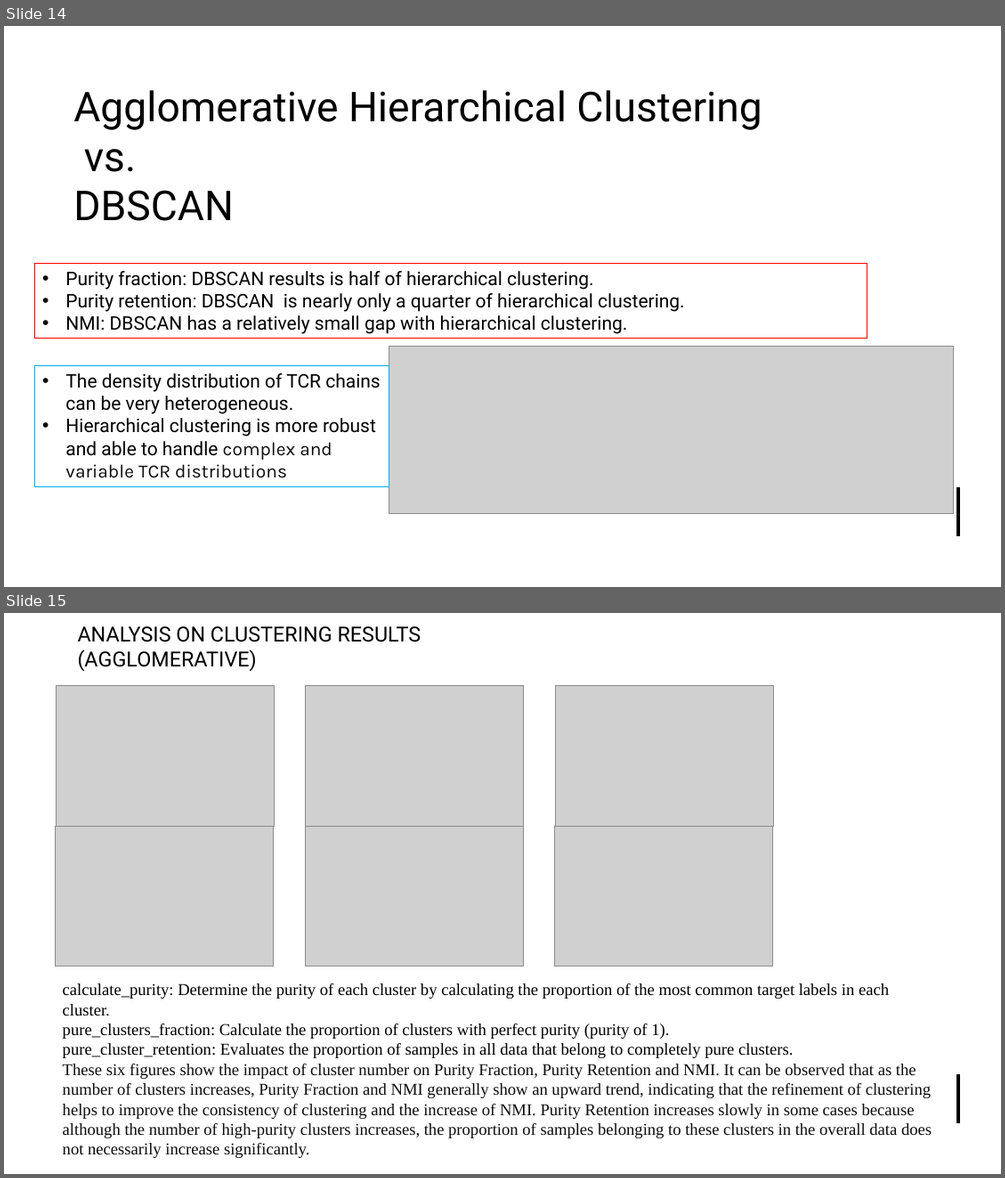
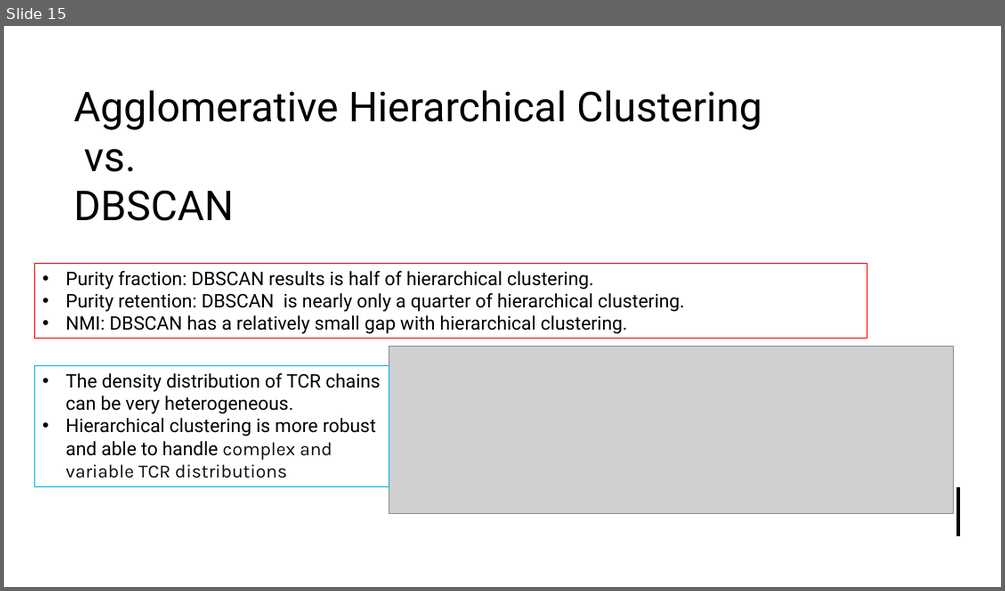
Before and after one commit to UoB-DSMP-2023-24/dsmp-2024-group4, a slide deck: summative presentation/Summative Oral Presentation-Group 4.pptx. Shown one above the other, each under a label of ours: slides 14 and 15 before the commit, slide 15 after it. The pictures are 1005x1178 and 1005x591 pixels, drawn with LibreOffice and Linux fonts; fonts in the diff are those of the drawing; grey boxes stand for pictures. Boxes give left, top, right and bottom in pixels: in the first picture for what was removed or moved away, otherwise in the second. Text is boxed around its words. In the diff, an @@ line names an element or a change of style, - is before the commit and + after.

Commit message:
final draft ppt

```diff
--- a/summative presentation/Summative Oral Presentation-Group 4.pptx
+++ b/summative presentation/Summative Oral Presentation-Group 4.pptx
@@ slide 15 removed at (4, 613, 1001, 1174), background #FFFFFF; not listed: 3 template elements that a slide beside it also shows @@
@@ title removed at (78, 626, 421, 671) @@
-ANALYSIS ON CLUSTERING RESULTS (AGGLOMERATIVE)
@@ picture removed at (57, 686, 275, 826) @@
@@ picture removed at (306, 686, 524, 826) @@
@@ picture removed at (555, 686, 774, 826) @@
@@ picture removed at (55, 826, 273, 966) @@
@@ picture removed at (306, 826, 524, 966) @@
@@ picture removed at (554, 826, 773, 966) @@
@@ text removed at (63, 983, 931, 1158) @@
-calculate_purity: Determine the purity of each cluster by calculating the proportion of the most common target labels in each cluster.
-pure_clusters_fraction: Calculate the proportion of clusters with perfect purity (purity of 1).
-pure_cluster_retention: Evaluates the proportion of samples in all data that belong to completely pure clusters.
-These six figures show the impact of cluster number on Purity Fraction, Purity Retention and NMI. It can be observed that as the number of clusters increases, Purity Fraction and NMI generally show an upward trend, indicating that the refinement of clustering helps to improve the consistency of clustering and the increase of NMI. Purity Retention increases slowly in some cases because although the number of high-purity clusters increases, the proportion of samples belonging to these clusters in the overall data does not necessarily increase significantly.
@@ what was slide 14 is now slide 15 @@
```
Also in this commit, not shown: 1 slide changed, 1 slide added, 1 other file.
